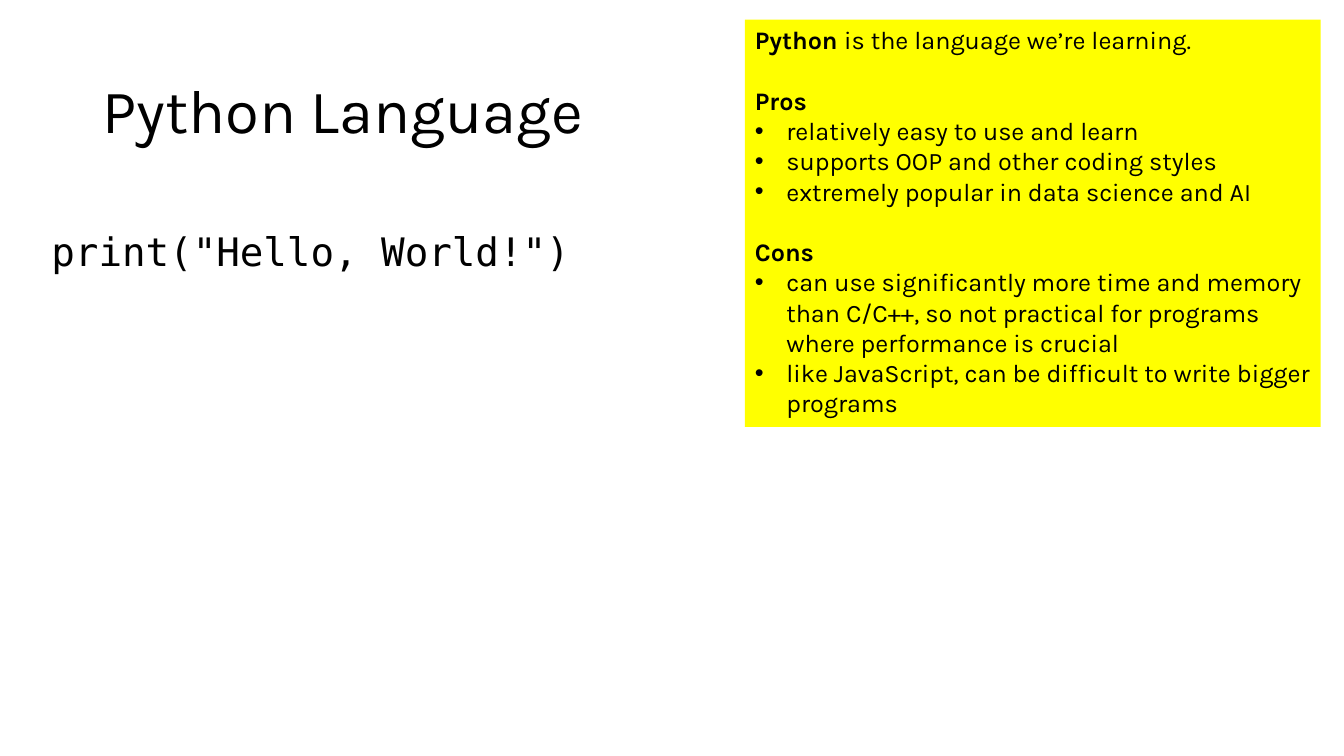
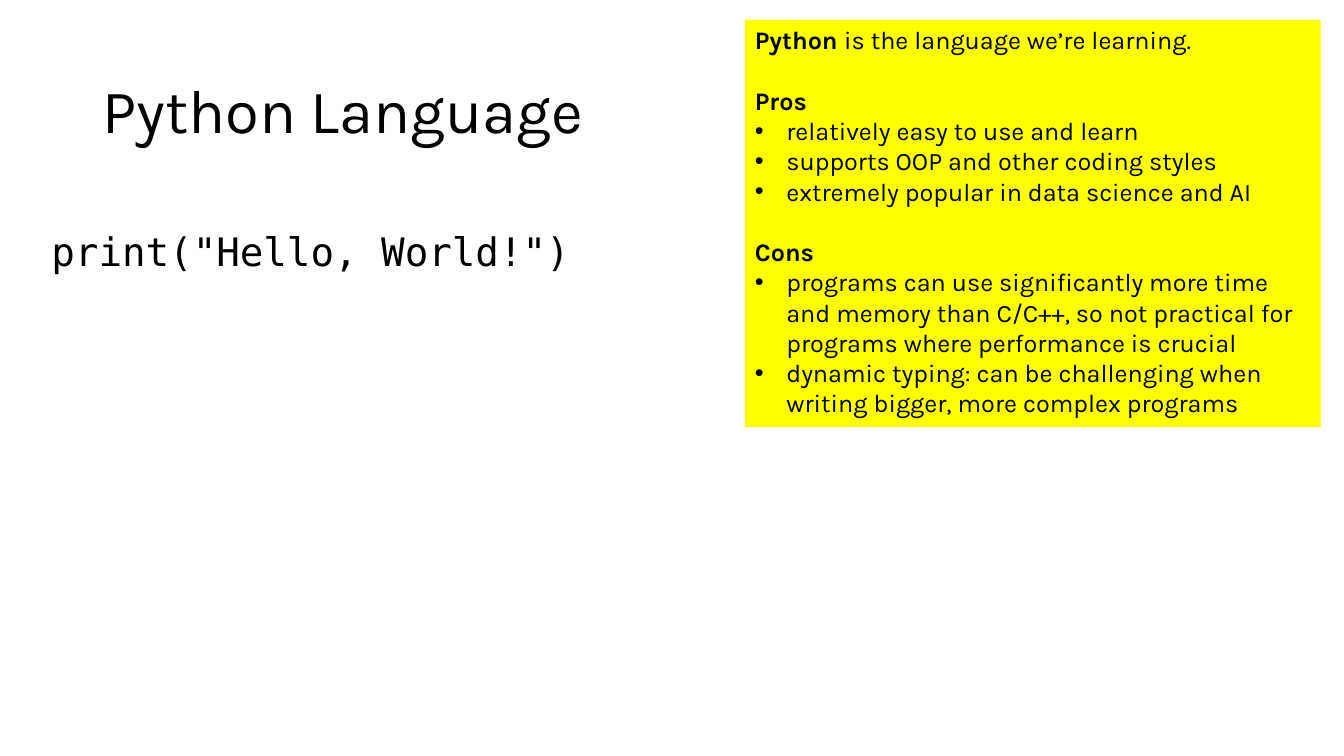
Before and after one commit to tjd1234/cmpt120spring2026, a slide deck: slide 15 of lecture_notes/chapter1/chapter1.pptx. Drawn at 1344x756 pixels with LibreOffice and Linux fonts; fonts in the diff are those of the drawing. Boxes give left, top, right and bottom in pixels: in the first picture for what was removed or moved away, otherwise in the second. Text is boxed around its words. In the diff, an @@ line names an element or a change of style, - is before the commit and + after.

```diff
--- a/lecture_notes/chapter1/chapter1.pptx
+++ b/lecture_notes/chapter1/chapter1.pptx
@@ text in rectangle at box(786, 273, 1292, 419): text changed @@
-• can use significantly more time and memory than C/C++, so not practical for programs where performance is crucial
-• like JavaScript, can be difficult to write bigger programs
+• programs can use significantly more time and memory than C/C++, so not practical for programs where performance is crucial
+• dynamic typing: can be challenging when writing bigger, more complex programs
```
Also in this commit, not shown: 8 other slides changed, 2 other files.
